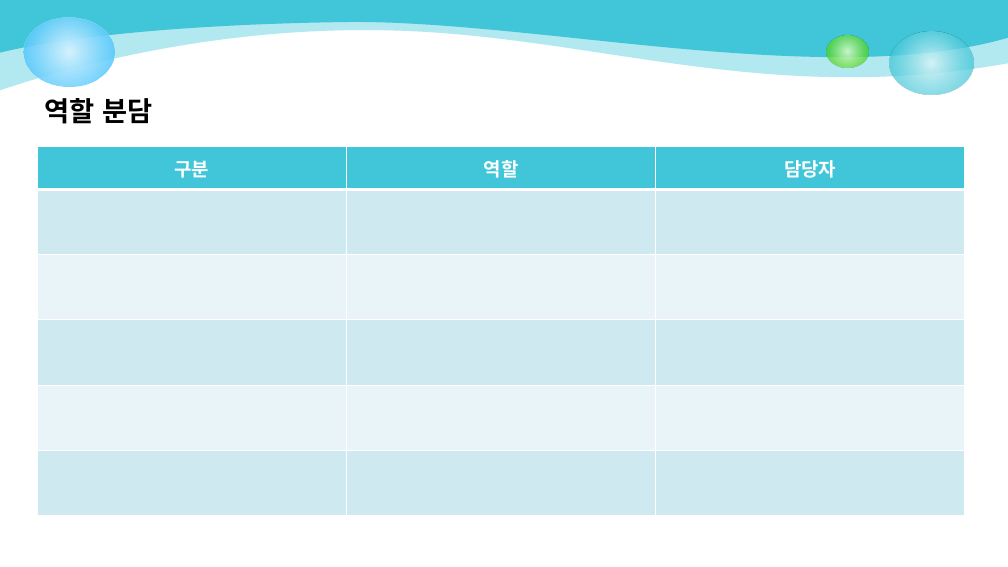
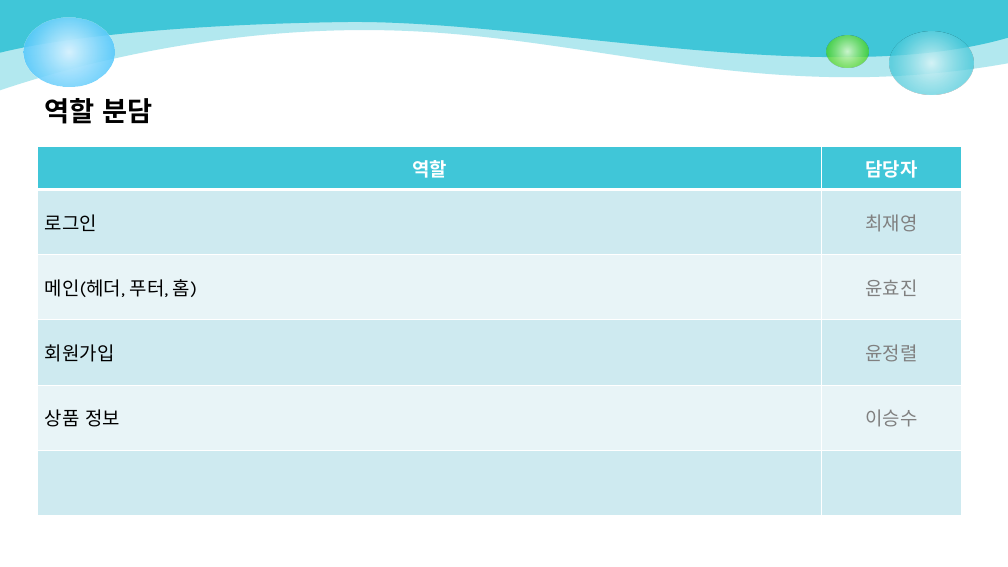
Before and after one commit to jungryeol123/tjg_project, a slide deck: slide 2 of TeamProject_스토리보드.pptx. Drawn at 1008x567 pixels with LibreOffice and Linux fonts; fonts in the diff are those of the drawing. Boxes give left, top, right and bottom in pixels: in the first picture for what was removed or moved away, otherwise in the second. Text is boxed around its words. In the diff, an @@ line names an element or a change of style, - is before the commit and + after.

```diff
--- a/TeamProject_스토리보드.pptx
+++ b/TeamProject_스토리보드.pptx
@@ table at (38, 147, 962, 516) @@
-column 1: 구분 |  |  |  |  | 
-column 2: 역할 |  |  |  |  | 
-column 3: 담당자 |  |  |  |  | 
+column 1: 역할 | 로그인 | 메인(헤더, 푸터, 홈) | 회원가입 | 상품 정보 | 
+column 2: 담당자 | 최재영 | 윤효진 | 윤정렬 | 이승수 | 
@@ table: place and size @@
-table at (38, 147, 966, 516)
+table at (38, 147, 962, 516)
```
Also in this commit, not shown: 6 other slides changed, 3 slides added, 1 slide removed.
